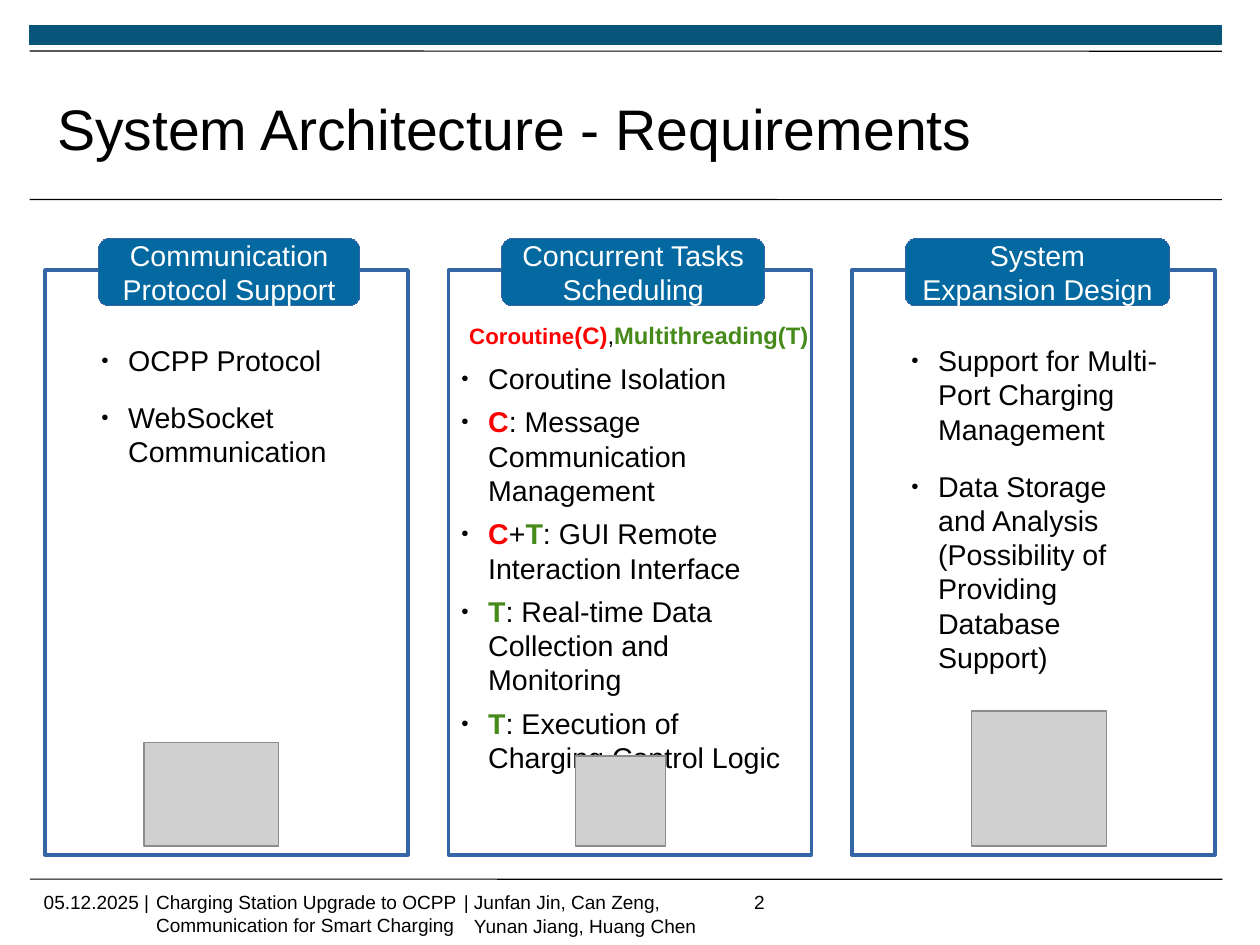
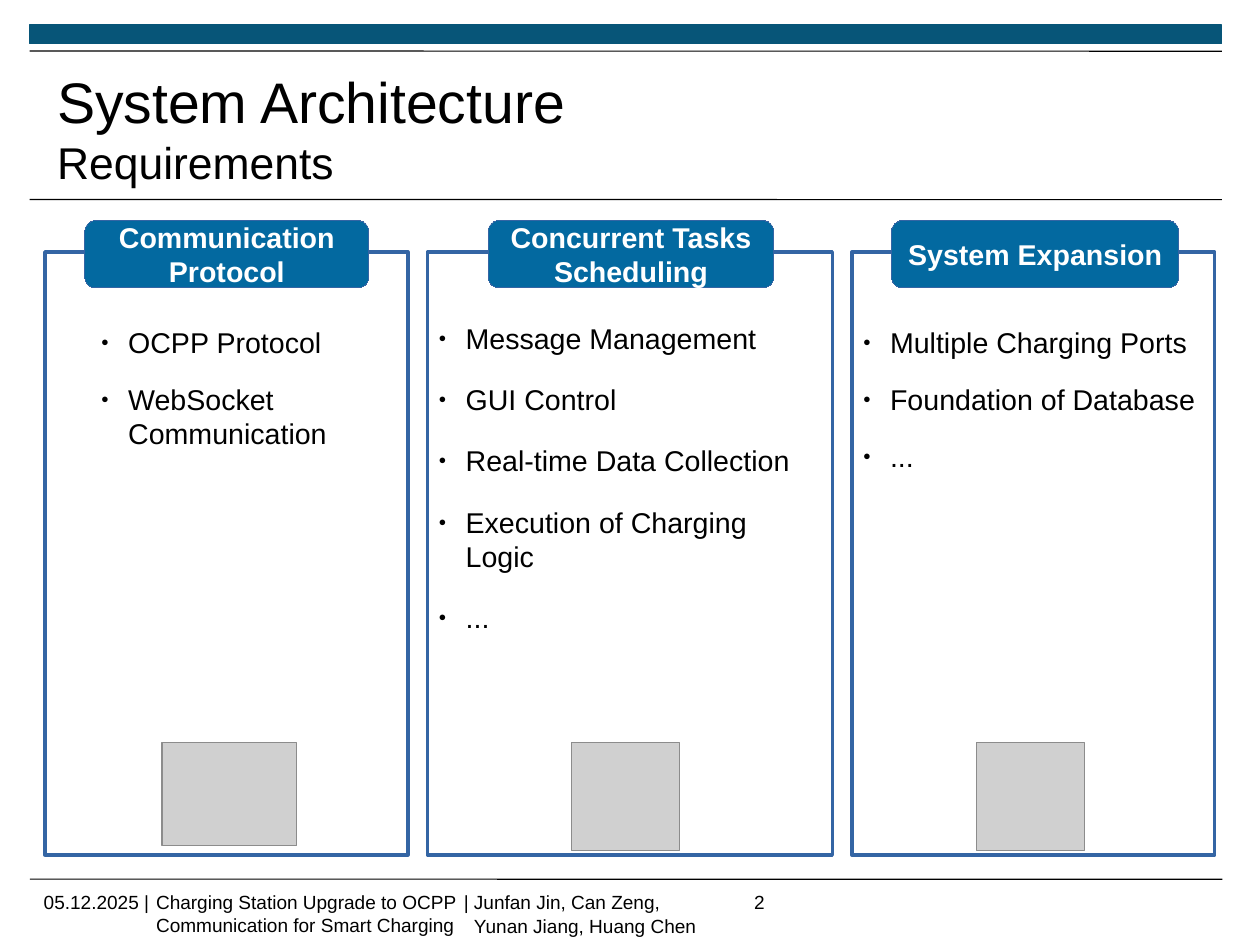
Before and after one commit to Jf-JIN/ADP_Ladesaeule_OCPP, a slide deck: slide 2 of ppt/Jin_Junfan.pptx. Drawn at 1260x945 pixels with LibreOffice and Linux fonts; fonts in the diff are those of the drawing; grey boxes stand for pictures; background and template pictures are left out. Boxes give left, top, right and bottom in pixels: in the first picture for what was removed or moved away, otherwise in the second. Text is boxed around its words. In the diff, an @@ line names an element or a change of style, - is before the commit and + after.

```diff
--- a/ppt/Jin_Junfan.pptx
+++ b/ppt/Jin_Junfan.pptx
@@ title at (x1=57, y1=81, x2=565, y2=189): text changed @@
-System Architecture - Requirements
+System Architecture
+Requirements
@@ rounded rectangle "Communication Protocol" resized from (x1=98, y1=239, x2=360, y2=306) to (x1=85, y1=221, x2=369, y2=288) @@
@@ text in rounded rectangle at (x1=119, y1=227, x2=335, y2=288): text changed; bold on @@
-Communication Protocol Support
+Communication Protocol
@@ rounded rectangle "Concurrent Tasks Scheduling" resized from (x1=502, y1=239, x2=765, y2=306) to (x1=488, y1=221, x2=774, y2=288) @@
@@ rounded rectangle "Concurrent Tasks Scheduling" at (x1=488, y1=221, x2=774, y2=288): bold on @@
@@ rounded rectangle "System Expansion" resized from (x1=906, y1=239, x2=1171, y2=306) to (x1=892, y1=221, x2=1179, y2=288) @@
@@ rectangle resized from (x1=45, y1=270, x2=408, y2=855) to (x1=45, y1=252, x2=408, y2=855) @@
@@ rectangle resized from (x1=448, y1=270, x2=812, y2=855) to (x1=428, y1=252, x2=832, y2=855) @@
@@ rectangle resized from (x1=852, y1=270, x2=1215, y2=855) to (x1=852, y1=252, x2=1215, y2=855) @@
@@ text in rounded rectangle at (x1=908, y1=244, x2=1162, y2=271): text changed; bold on @@
-System Expansion Design
+System Expansion
@@ text "OCPP Protocol" moved from (x1=128, y1=350, x2=326, y2=463) to (x1=128, y1=332, x2=326, y2=445) @@
@@ text at (x1=466, y1=329, x2=789, y2=573): text changed @@
-● Coroutine Isolation
-● C: Message Communication Management
-● C+T: GUI Remote Interaction Interface
-● T: Real-time Data Collection and Monitoring
-● T: Execution of Charging Control Logic
+● Message Management
+● GUI Control
+● Real-time Data Collection
+● Execution of Charging Logic
+● ...
@@ text removed at (x1=469, y1=326, x2=808, y2=349) @@
-Coroutine(C),Multithreading(T)
@@ text at (x1=890, y1=332, x2=1195, y2=411): text changed @@
-● Support for Multi-Port Charging Management
-● Data Storage and Analysis (Possibility of Providing Database Support)
+● Multiple Charging Ports
+● Foundation of Database
+● ...
@@ picture moved from (x1=144, y1=743, x2=279, y2=847) to (x1=162, y1=743, x2=297, y2=846) @@
@@ picture resized from (x1=576, y1=756, x2=667, y2=846) to (x1=572, y1=743, x2=679, y2=851) @@
@@ picture resized from (x1=972, y1=711, x2=1107, y2=846) to (x1=976, y1=743, x2=1084, y2=851) @@
```
Also in this commit, not shown: 8 other slides changed, 3 slides added.
